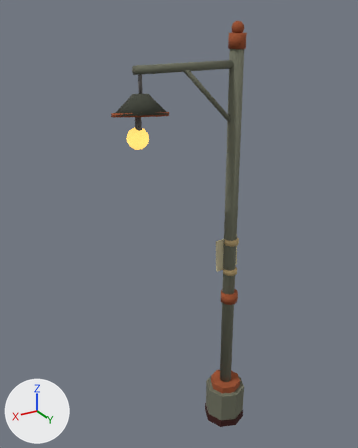
The glTF model reference/models/bohemia/lamp.glb as it was, and as the next commit left it.
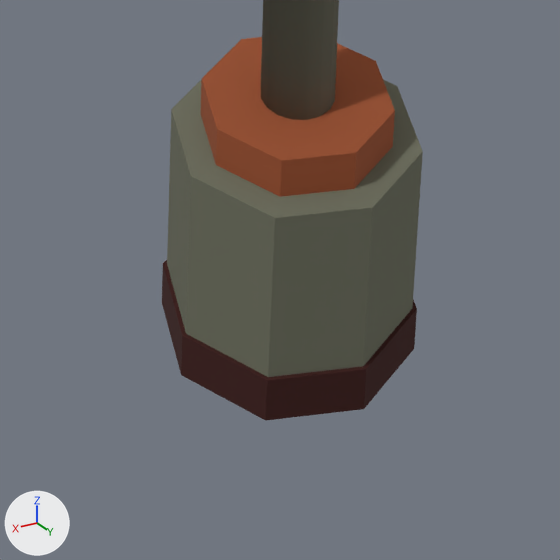
The first picture shows the older version from a 50 mm camera at (2.17, 2.82, 3.42) aimed at (0.39, -0.16, 1.92). The close-ups show the older and then the newer version on the part from 51% to 74% of the width and 81% to 100% of the height of that picture. Only the edits that show in the close-ups are written down. The lights are fixed; the arrows at lower left show +X, +Y and +Z. Where no turn or scale is listed for an object, it has been applied to the vertices.

Names of what the first close-up shows: 'base_grime', 'plinth', 'plinth_cap', 'pole'.
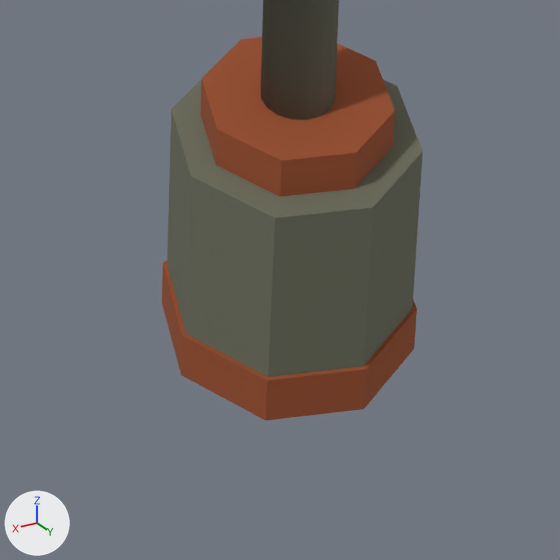
Boxes [x1, y1, x2, y2] around the edits, measured in the close-ups (560 x 560 px):
'base_grime', recoloured (dark red to brown)
    both: [162, 260, 417, 421]

What the commit changed:
me_cylinder_002 has 16 vertices, 28 faces and spans x -0.176..0.176, y -0.176..0.176, z -0.035..0.035.
me_cylinder_002 no longer uses material mat_grime (dark red #3b110c).
me_cylinder_002 gains material mat_rust (brown #9a4f2c).
